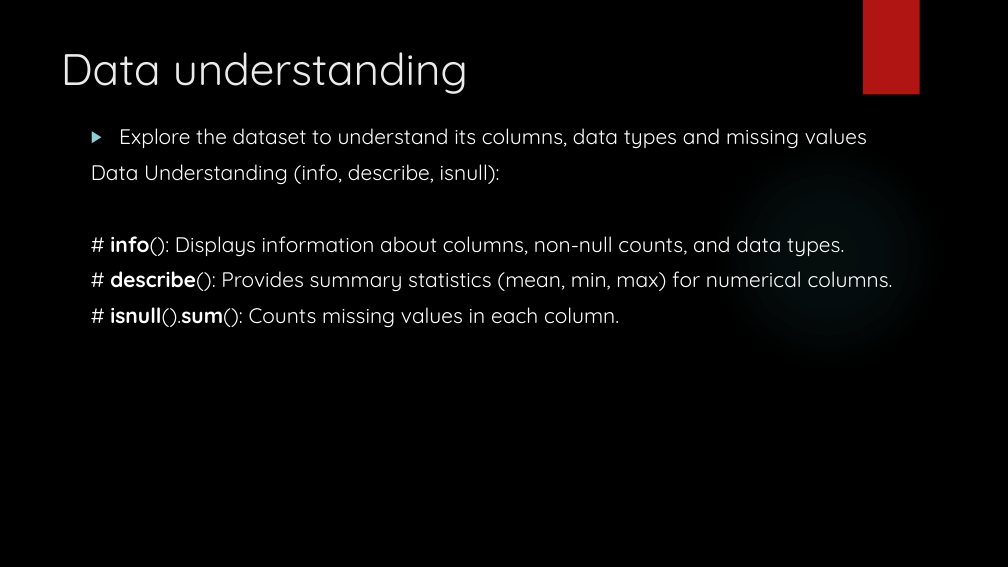
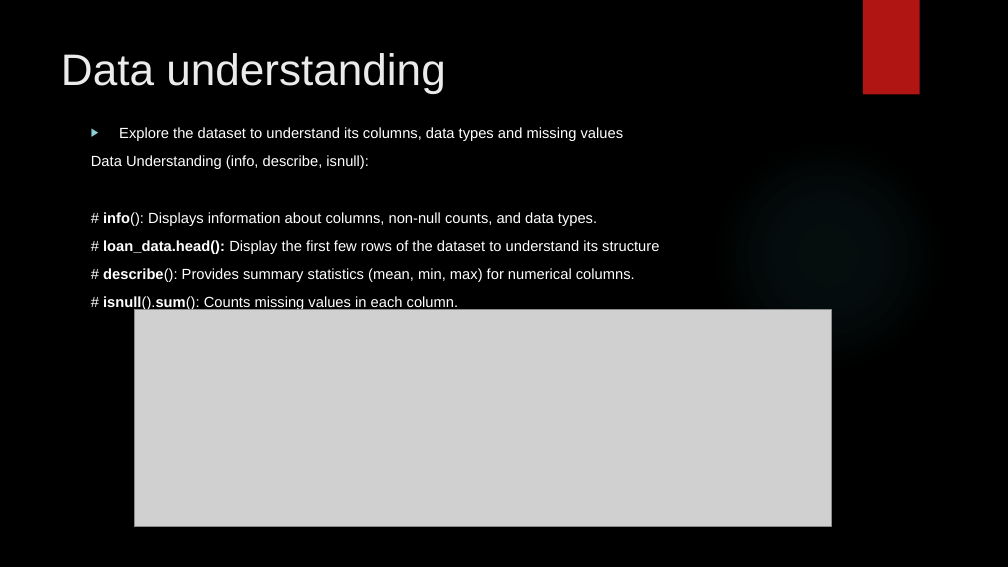
Before and after one commit to phanirajcm/LendingClubCaseStudy, a slide deck: slide 4 of Lending Club Case Study.pptx. Drawn at 1008x567 pixels with LibreOffice and Linux fonts; fonts in the diff are those of the drawing; grey boxes stand for pictures; background and template pictures are left out. Boxes give left, top, right and bottom in pixels: in the first picture for what was removed or moved away, otherwise in the second. Text is boxed around its words. In the diff, an @@ line names an element or a change of style, - is before the commit and + after.

```diff
--- a/Lending Club Case Study.pptx
+++ b/Lending Club Case Study.pptx
@@ title "Data understanding" at box(61, 53, 445, 93): font Quicksand to Arial @@
@@ text at box(91, 127, 635, 310): size 20 to 14 pt, font Quicksand to Arial in "Explore the dataset to understand its columns, ...", "Data Understanding (info, describe, isnull):", "# info(): Displays information about columns, non-null ...", "# describe(): Provides summary statistics (mean, min, ..." and 1 more places @@
@@ text at box(103, 240, 659, 254): paragraph added @@
+# loan_data.head(): Display the first few rows of the dataset to understand its structure
@@ picture added at box(135, 309, 831, 526) @@
```
Also in this commit, not shown: 12 other slides changed, 7 slides added, 1 slide removed.
